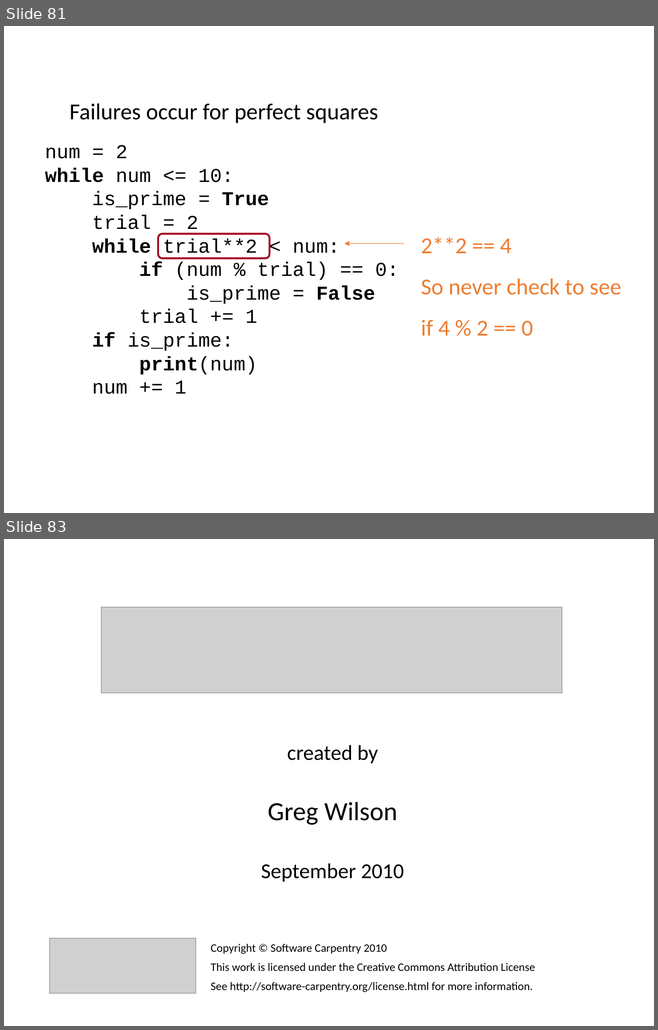
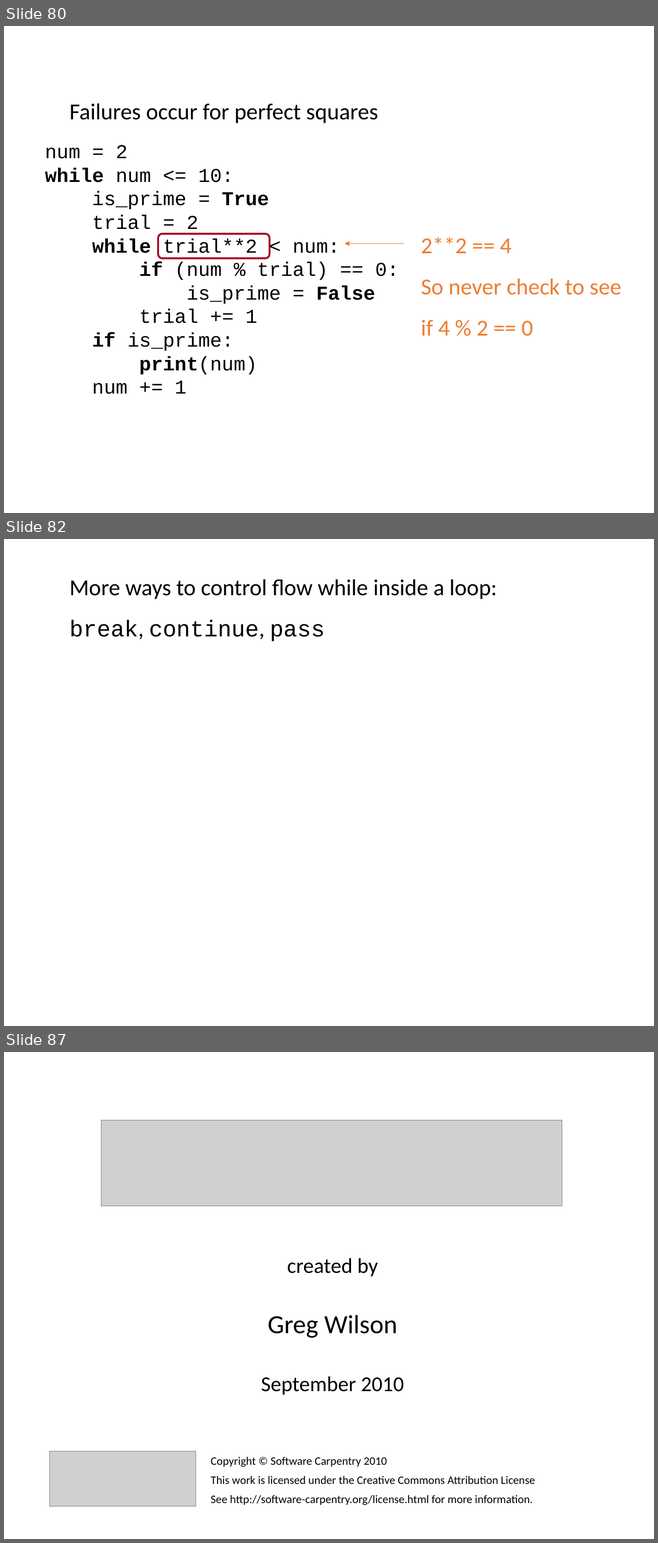
Before and after one commit to ncasuk/ncas-isc, a slide deck: python/presentations/learning_python/05_flow.pptx. Shown one above the other, each under a label of ours: slides 81 and 83 before the commit, slides 80, 82 and 87 after it; the slides between them are not shown. The pictures are 658x1030 and 658x1543 pixels, drawn with LibreOffice and Linux fonts; fonts in the diff are those of the drawing; grey boxes stand for pictures; background and template pictures are left out. Boxes give left, top, right and bottom in pixels: in the first picture for what was removed or moved away, otherwise in the second. Text is boxed around its words. In the diff, an @@ line names an element or a change of style, - is before the commit and + after.

Commit message:
Added mention of pass, continue and break in learning_python flow presentations as well as mentioning that IDEs support auto 4 space indentation

```diff
--- a/python/presentations/learning_python/05_flow.pptx
+++ b/python/presentations/learning_python/05_flow.pptx
@@ slide 82 added at <box>4,539,654,1026</box>, background picture (left out) @@
@@ text added at <box>70,579,497,642</box>, 28 pt, text #000000 @@
+More ways to control flow while inside a loop:
+break, continue, pass
@@ what was slide 81 is now slide 80 @@
@@ what was slide 83 is now slide 87 @@
```
Also in this commit, not shown: 1 slide changed, 7 other slides added, 4 slides removed, 1 other file.
